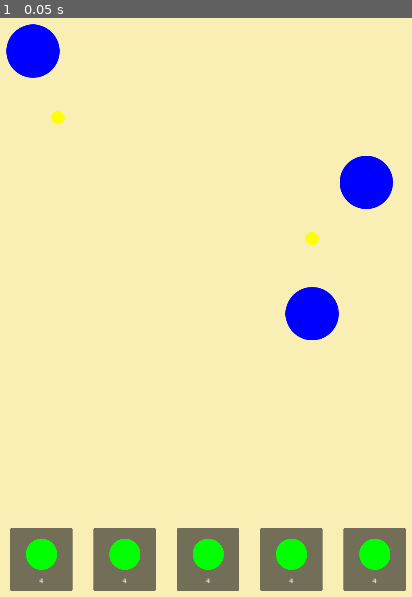
Above: before the commit, frame 1.
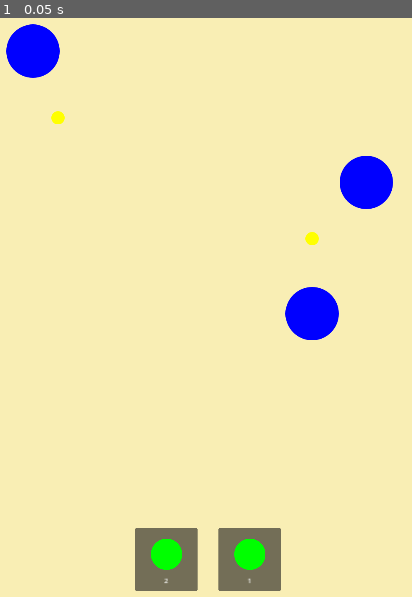
Above: after the commit, the same moment.

Repository: sisipun/Electrify
Game: Godot game, scene res://script/game.tscn
The game is run twice, just before and just after one commit, with the same random seed, the same clock (stepped at 60 frames per second) and the same inputs.
Inputs:
- Up to frame 1 (0.05 s): no input

The runs differ from the first frame. In frame 1, 7.5% of the frame differs, in the area x 2-99%, y 88-99%.

Commit message:
Fill station list based on level resource

Diff:
--- a/script/game.tscn
+++ b/script/game.tscn
@@ -28,6 +28,7 @@
 layer = 2
 
 [node name="Interface" parent="InterfaceLayer" instance=ExtResource("2_ulcvg")]
+_station_list_panel_node_path = NodePath("StationList")
 
 [node name="StationList" parent="InterfaceLayer/Interface" instance=ExtResource("3_t84e3")]
 layout_mode = 1
--- a/script/interface/interface.gd
+++ b/script/interface/interface.gd
@@ -1,2 +1,16 @@
 class_name Interface
 extends Control
+
+
+@export_node_path("StationListPanel") var _station_list_panel_node_path: NodePath
+
+@onready var _station_list_panel: StationListPanel = get_node(_station_list_panel_node_path)
+
+
+func _ready() -> void:
+	Events.level_start_request.connect(_on_level_start_request)
+
+
+func _on_level_start_request(level_id: String) -> void:
+	var level_resource: LevelResource = Levels.get_resource_by_id(level_id)
+	_station_list_panel.init(level_resource.stations)
--- a/script/interface/interface.tscn
+++ b/script/interface/interface.tscn
@@ -1,4 +1,6 @@
-[gd_scene format=3 uid="uid://bfuyhl76347oj"]
+[gd_scene load_steps=2 format=3 uid="uid://bfuyhl76347oj"]
+
+[ext_resource type="Script" path="res://script/interface/interface.gd" id="1_8ogdl"]
 
 [node name="Interface" type="Control"]
 layout_mode = 3
@@ -8,3 +10,4 @@
 grow_horizontal = 2
 grow_vertical = 2
 mouse_filter = 1
+script = ExtResource("1_8ogdl")
--- a/script/interface/panel/station/station_definition.gd
+++ b/script/interface/panel/station/station_definition.gd
@@ -13,10 +13,12 @@
 	set(value):
 		_count = value
 		_count_label.text = str(value)
+var _type: StationModel.Type
 
 
-func _ready() -> void:
-	_count = 4
+func init(type: StationModel.Type, count: int) -> void:
+	_type = type
+	_count = count
 
 
 func _gui_input(event: InputEvent) -> void:
--- a/script/interface/panel/station/station_list_panel.gd
+++ b/script/interface/panel/station/station_list_panel.gd
@@ -6,12 +6,17 @@
 
 
 @export_node_path("Control") var _definitions_node_path: NodePath
+@export var _definition_scene: PackedScene
 
 @onready var _definitions_node: Control = get_node(_definitions_node_path)
 
 
-func _ready() -> void:
-	for definition in _definitions_node.get_children():
+func init(level_station_resources: Array[LevelStationResource]) -> void:
+	for level_station_resource in level_station_resources:
+		var definition: StationDefinition = _definition_scene.instantiate()
+		var _station_resource: StationResource = Stations.get_resource_by_type(level_station_resource.type)
+		_definitions_node.add_child(definition)
+		definition.init(level_station_resource.type, level_station_resource.count)
 		definition.dragged.connect(Callable(_on_definition_dragged).bind(definition))
 
 
--- a/script/interface/panel/station/station_list_panel.tscn
+++ b/script/interface/panel/station/station_list_panel.tscn
@@ -15,6 +15,7 @@
 mouse_filter = 1
 script = ExtResource("1_7csx3")
 _definitions_node_path = NodePath("CenterContainer/MarginContainer/Definitions")
+_definition_scene = ExtResource("2_h815n")
 
 [node name="CenterContainer" type="CenterContainer" parent="."]
 custom_minimum_size = Vector2(0, 300)
@@ -37,18 +38,3 @@
 [node name="Definitions" type="HBoxContainer" parent="CenterContainer/MarginContainer"]
 layout_mode = 2
 theme_override_constants/separation = 50
-
-[node name="StationDefinition" parent="CenterContainer/MarginContainer/Definitions" instance=ExtResource("2_h815n")]
-layout_mode = 2
-
-[node name="StationDefinition2" parent="CenterContainer/MarginContainer/Definitions" instance=ExtResource("2_h815n")]
-layout_mode = 2
-
-[node name="StationDefinition3" parent="CenterContainer/MarginContainer/Definitions" instance=ExtResource("2_h815n")]
-layout_mode = 2
-
-[node name="StationDefinition4" parent="CenterContainer/MarginContainer/Definitions" instance=ExtResource("2_h815n")]
-layout_mode = 2
-
-[node name="StationDefinition5" parent="CenterContainer/MarginContainer/Definitions" instance=ExtResource("2_h815n")]
-layout_mode = 2
--- a/script/level/level.gd
+++ b/script/level/level.gd
@@ -72,7 +72,6 @@
 		_selected_station.move_to(new_position)
 
 
-
 func _on_window_size_changed() -> void:
 	position = get_viewport_rect().size / 2
 
